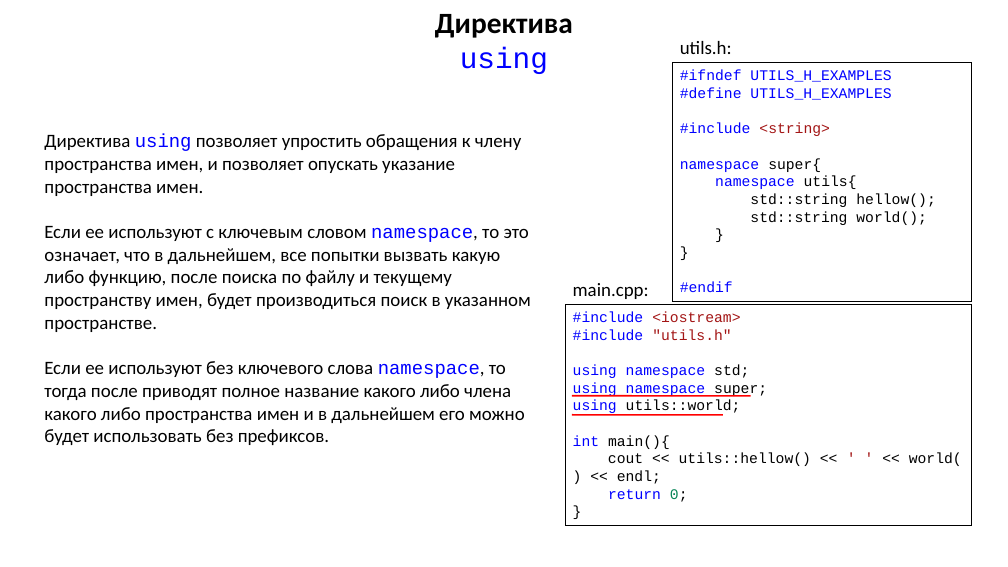
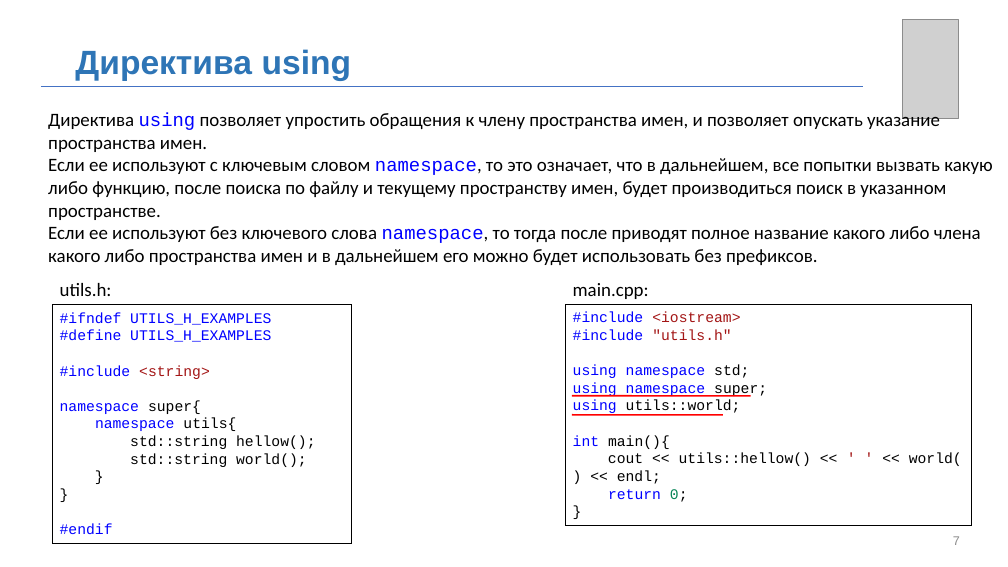
Before and after one commit to MUCTR-IKT-CPP/cpp_course, a slide deck: slide 7 of Лекции/2022/3/Пользовательские типы, структры, объединения.pptx (slide 6 before the commit). Drawn at 1008x567 pixels with LibreOffice and Linux fonts; fonts in the diff are those of the drawing; grey boxes stand for pictures; background and template pictures are left out. Boxes give left, top, right and bottom in pixels: in the first picture for what was removed or moved away, otherwise in the second. Text is boxed around its words. In the diff, an @@ line names an element or a change of style, - is before the commit and + after.

```diff
--- a/Лекции/2022/3/Пользовательские типы, структры, объединения.pptx
+++ b/Лекции/2022/3/Пользовательские типы, структры, объединения.pptx
@@ picture added at bbox=[902, 20, 958, 119] @@
@@ text "Директива using": place and size @@
-text "Директива using" at bbox=[435, 14, 573, 74]
+text "Директива using" at bbox=[75, 49, 351, 81]
@@ text "Директива using" at bbox=[75, 49, 351, 81]: size 28 to 32 pt; font Calibri to Arial, text colour #000000 to #2E75B6 in "Директива"; font Courier New to Arial, text colour #0000FF to #2E75B6, bold on in "using"; alignment centre to left; vertical alignment top to middle @@
@@ line added from (41, 86) to (864, 86), #4472C4 0.5 pt @@
@@ text "Директива using позволяет упростить обращения ..." rewrapped from bbox=[44, 134, 531, 332] to bbox=[48, 110, 992, 265] @@
@@ text "utils.h:": place and size @@
-text "utils.h:" at bbox=[680, 41, 732, 54]
+text "utils.h:" at bbox=[60, 283, 112, 296]
@@ rectangle "#ifndef UTILS_H_EXAMPLES": place and size @@
-rectangle "#ifndef UTILS_H_EXAMPLES" at bbox=[672, 63, 972, 302]
+rectangle "#ifndef UTILS_H_EXAMPLES" at bbox=[52, 305, 352, 544]
@@ page number added at bbox=[953, 536, 960, 545], 12 pt, text #8C8C8C @@
+7
```
Also in this commit, not shown: 19 other slides changed, 2 slides added, 1 slide removed, 5 other files.
